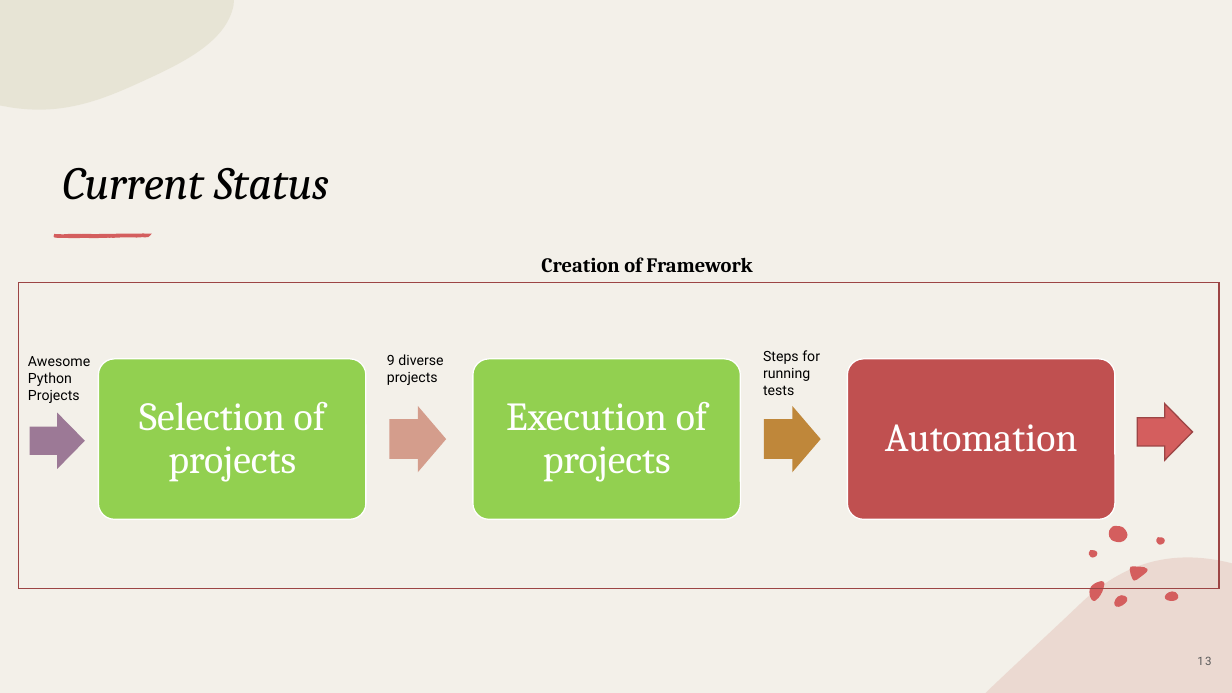
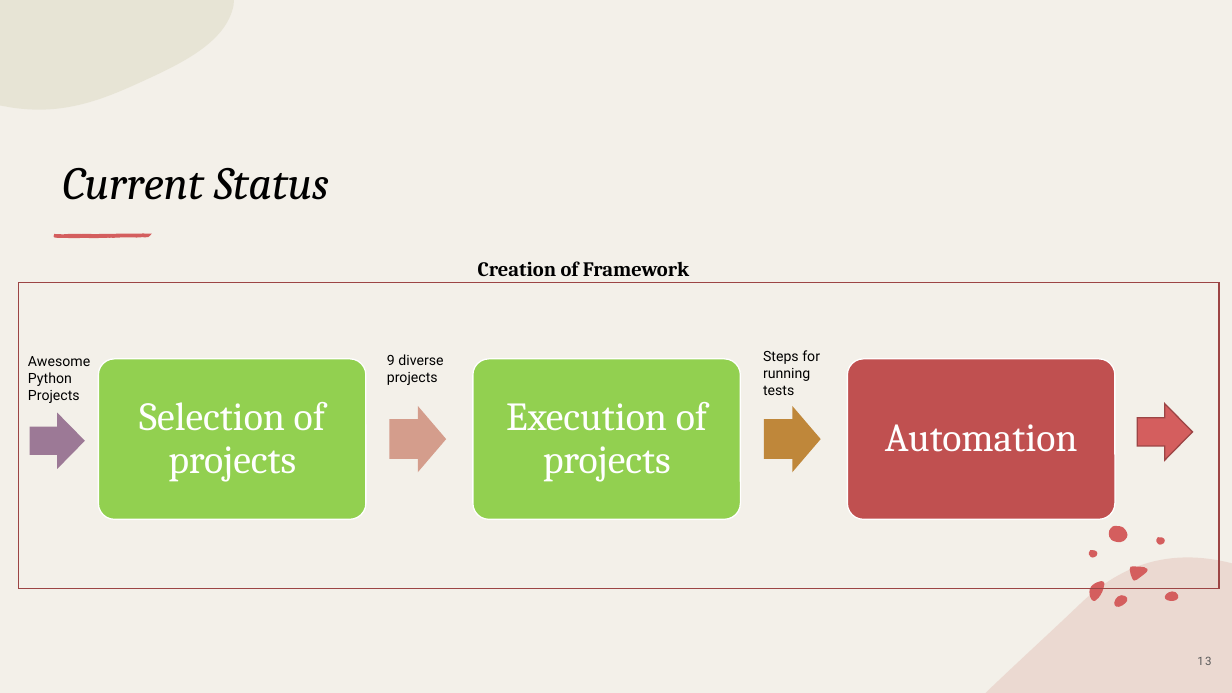
Before and after one commit to piyush-bajaj/DynamicPythonBenchmark, a slide deck: slide 13 of Kick-Off Presentation.pptx. Drawn at 1232x693 pixels with LibreOffice and Linux fonts; fonts in the diff are those of the drawing. Boxes give left, top, right and bottom in pixels: in the first picture for what was removed or moved away, otherwise in the second. Text is boxed around its words. In the diff, an @@ line names an element or a change of style, - is before the commit and + after.

```diff
--- a/Kick-Off Presentation.pptx
+++ b/Kick-Off Presentation.pptx
@@ text "Creation of Framework": place and size @@
-text "Creation of Framework" at [541,257,752,273]
+text "Creation of Framework" at [478,261,689,277]
```
Also in this commit, not shown: 3 other slides changed.
